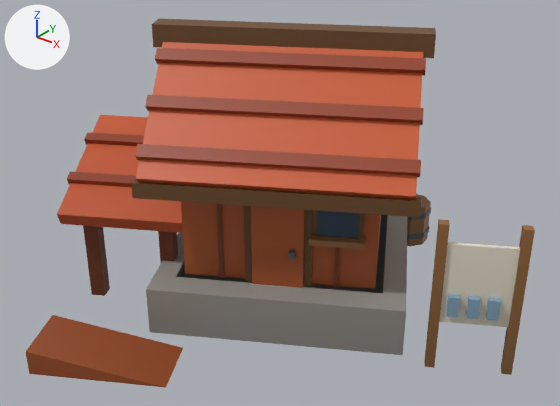
Two versions of the glTF model art/models/building_6.glb, one commit apart.
One viewpoint serves both versions: a 50 mm camera at (0.9, -1.156, 0.909) aimed at (0.041, -0.084, 0.244). The lights are fixed; the arrows at upper left show +X, +Y and +Z. The older version comes first. Vertices at exactly the same position are counted once.

Script lines for the objects in view, before the commit:
```python
me_building_6 = bpy.data.meshes.new('building_6')
me_building_6.from_pydata(...)  # 372 vertices, 568 faces; spans x -0.461..0.513, y -0.544..0.401, z 0.0..0.565
me_building_6.materials.append(mat_defaultmaterial)
ob_building_6 = bpy.data.objects.new('building_6', me_building_6)
ob_building_6.location = (0.0, 0.0, 0.0)
```
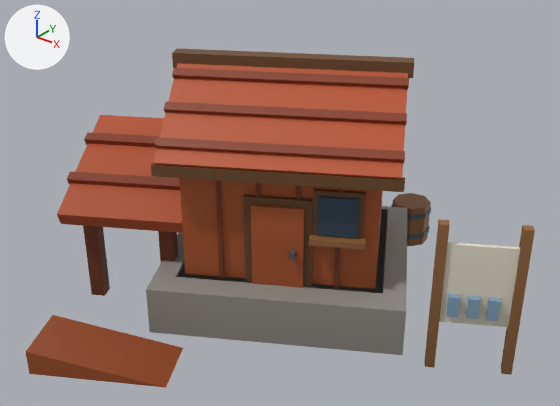
What changed in the scene script:
```text
Change me_building_6:
    used by ob_building_6; location = (0.0, 0.0, 0.0)
    remove me_building_6.from_pydata(...)  # 372 vertices, 568 faces; spans x -0.461..0.513, y -0.544..0.401, z 0.0..0.565
    add me_building_6.from_pydata(...)  # 372 vertices, 568 faces; spans x -0.461..0.513, y -0.544..0.401, z 0.0..0.509
    me_building_6 part 1: 90 of 372 vertices moved; they spanned x -0.355..0.335, y -0.321..0.355, z 0.296..0.565 and now span x -0.315..0.295, y -0.281..0.316, z 0.329..0.509; mean shift (0.0, 0.0, -0.009); largest move (-0.231, -0.139, 0.565) -> (-0.205, -0.115, 0.509)
    me_building_6 part 2: 108 kept faces spanning x -0.461..0.29, y -0.349..0.313, z 0.183..0.496 get new vertex colours; the middle colour goes from brown #923c1d to brown #85381c
```

Pixel boxes [x1, y1, x2, y2] of what changed, in the pictures (560 x 406 px; the box of a moved part takes in the faces that stretch with it):
'building_6', reshaped (8% shorter): before [26, 19, 535, 388]; after [26, 48, 535, 388]
part 1 of me_building_6, moved or reshaped: before [131, 19, 436, 217]; after [151, 48, 414, 192]
part 2 of me_building_6, recoloured: before [57, 48, 426, 231]; after [57, 68, 409, 231]
